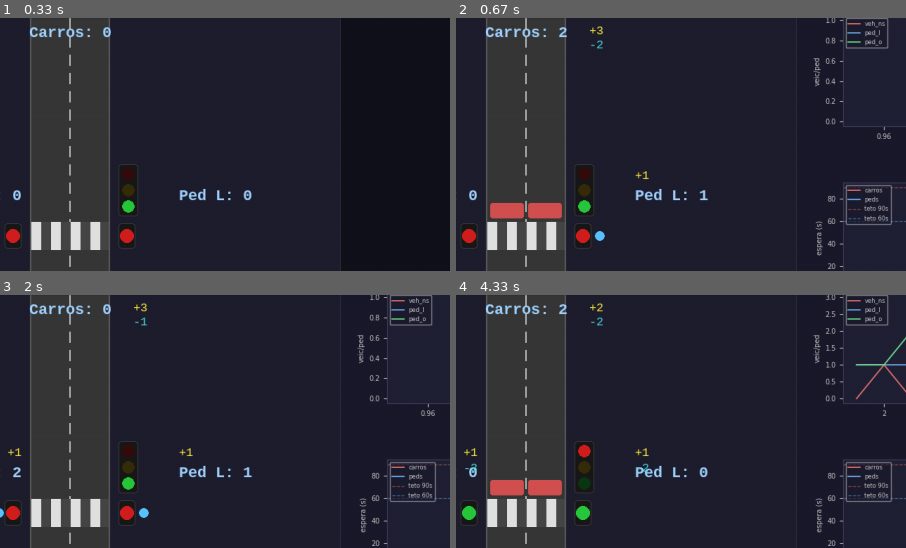
Above: before the commit, frames 1-4 (two rows, left to right).
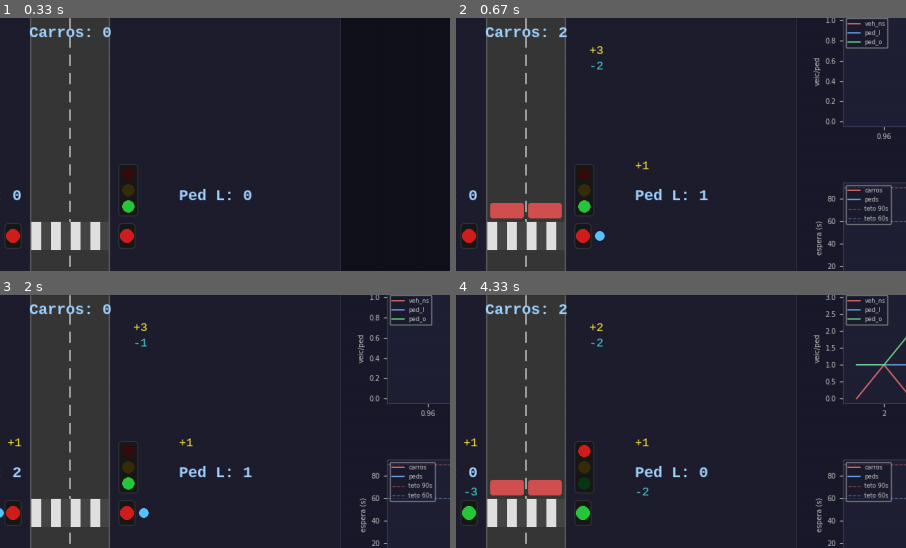
Above: after the commit, the same moments.

Repository: camilashingaki/smart-traffic-light
Game: pygame game, started from machine-learning/scripts/run_visual_demo.py
The game is run twice, just before and just after one commit, with the same random seed, the same clock (stepped at 60 frames per second) and the same inputs.
Inputs (mouse positions are % of the whole screen's width and height, from its top left):
- Up to frame 1 (0.33 s): no input
- Up to frame 2 (0.67 s): click (39, 96) at 0.38 s
- Up to frame 3 (2 s): tap Space at 0.67 s; click (46, 96) at 1.05 s; click (87, 85) at 1.38 s; tap 4 at 1.67 s
- Up to frame 4 (4.33 s): tap 1 at 2 s; tap Space at 2.33, 2.67 s; click (39, 96) at 3.05 s; click (21, 96) at 3.38 s; tap 4 at 3.67 s; click (21, 31) at 4.05 s
The pictures show only the part of the screen within x 22-72%, y 6-56%; the shares and areas given below are measured in that part.

Frame 1 is identical in both runs. In frame 2, 0.2% of the frame differs, in the area x 29-43%, y 3-64%; in frame 3, 0.3%; in frame 4, 0.5%, in the area x 1-43%, y 3-80%.

Commit message:
fix(viz): indicadores nao sobrepoem contadores e omitem valor zero

Diff:
--- a/machine-learning/src/visualization/pygame_renderer.py
+++ b/machine-learning/src/visualization/pygame_renderer.py
@@ -286,13 +286,16 @@
         em velocidades altas o valor mais recente sempre apareça por 1s completo.
         """
         expire_at = pygame.time.get_ticks() + _FLASH_MS
+        # contador de carros ocupa cx_y+8 .. cx_y+30 → flashes ficam abaixo (cx_y+36+)
+        # contadores de ped ocupam zebra_cy-70 .. zebra_cy-48 →
+        #   +N fica 40 px acima (zebra_cy-110) e -N fica 8 px abaixo (zebra_cy-40)
         specs = [
-            ("veh_ns", "+", arrivals, self._road_cx + 90, self._cx_y + 8,       _FLASH_ARRIVAL, False),
-            ("veh_ns", "-", drains,   self._road_cx + 90, self._cx_y + 28,      _FLASH_DRAIN,   False),
-            ("ped_l",  "+", arrivals, self._road_r + 100,  self._zebra_cy - 96, _FLASH_ARRIVAL, False),
-            ("ped_l",  "-", drains,   self._road_r + 100,  self._zebra_cy - 74, _FLASH_DRAIN,   False),
-            ("ped_o",  "+", arrivals, self._road_l - 14,   self._zebra_cy - 96, _FLASH_ARRIVAL, True),
-            ("ped_o",  "-", drains,   self._road_l - 14,   self._zebra_cy - 74, _FLASH_DRAIN,   True),
+            ("veh_ns", "+", arrivals, self._road_cx + 90, self._cx_y + 36,       _FLASH_ARRIVAL, False),
+            ("veh_ns", "-", drains,   self._road_cx + 90, self._cx_y + 58,       _FLASH_DRAIN,   False),
+            ("ped_l",  "+", arrivals, self._road_r + 100,  self._zebra_cy - 110, _FLASH_ARRIVAL, False),
+            ("ped_l",  "-", drains,   self._road_r + 100,  self._zebra_cy - 40,  _FLASH_DRAIN,   False),
+            ("ped_o",  "+", arrivals, self._road_l - 14,   self._zebra_cy - 110, _FLASH_ARRIVAL, True),
+            ("ped_o",  "-", drains,   self._road_l - 14,   self._zebra_cy - 40,  _FLASH_DRAIN,   True),
         ]
         for key, sign, data, x, y, color, right_align in specs:
             n = data.get(key, 0)
